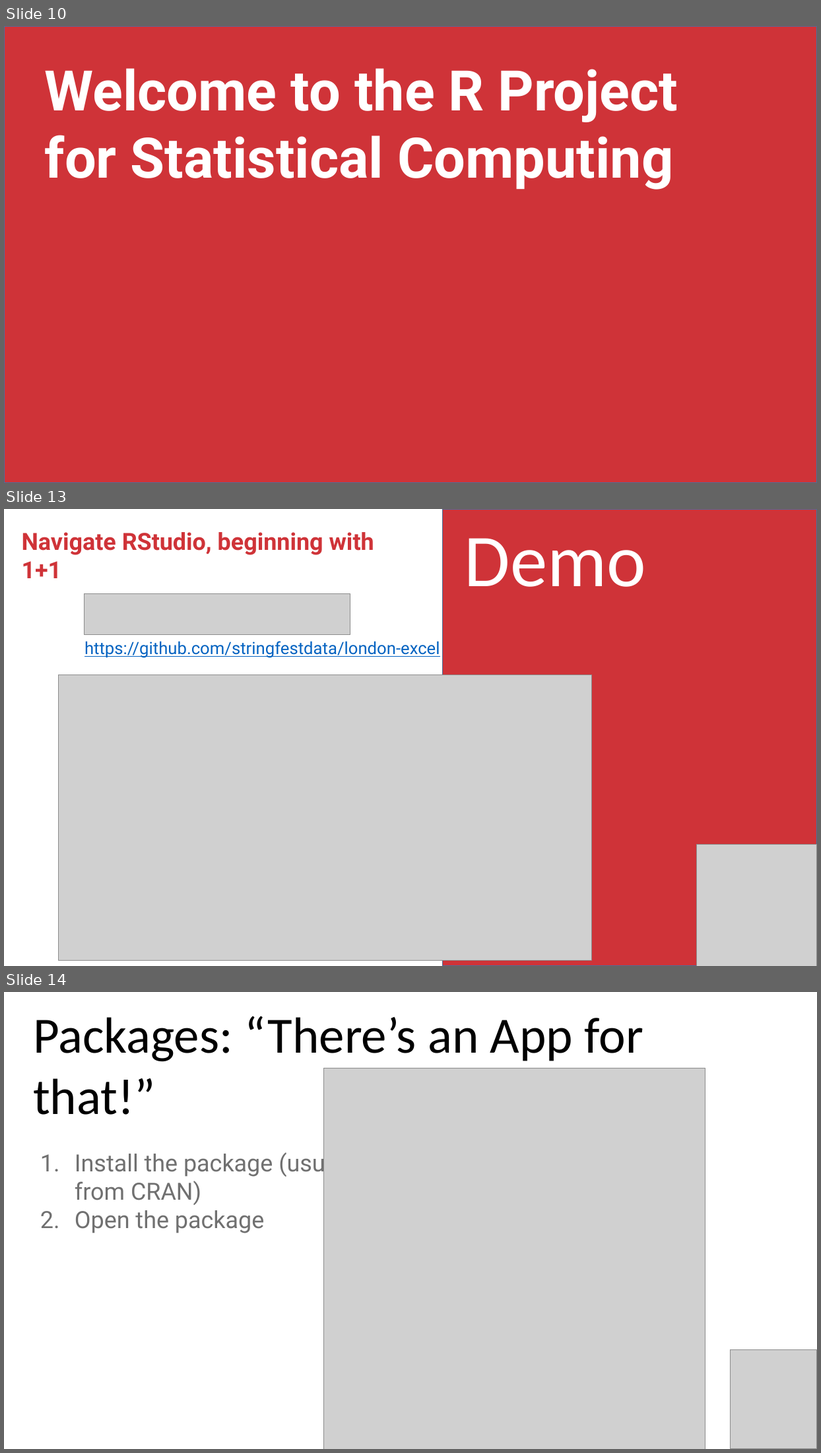
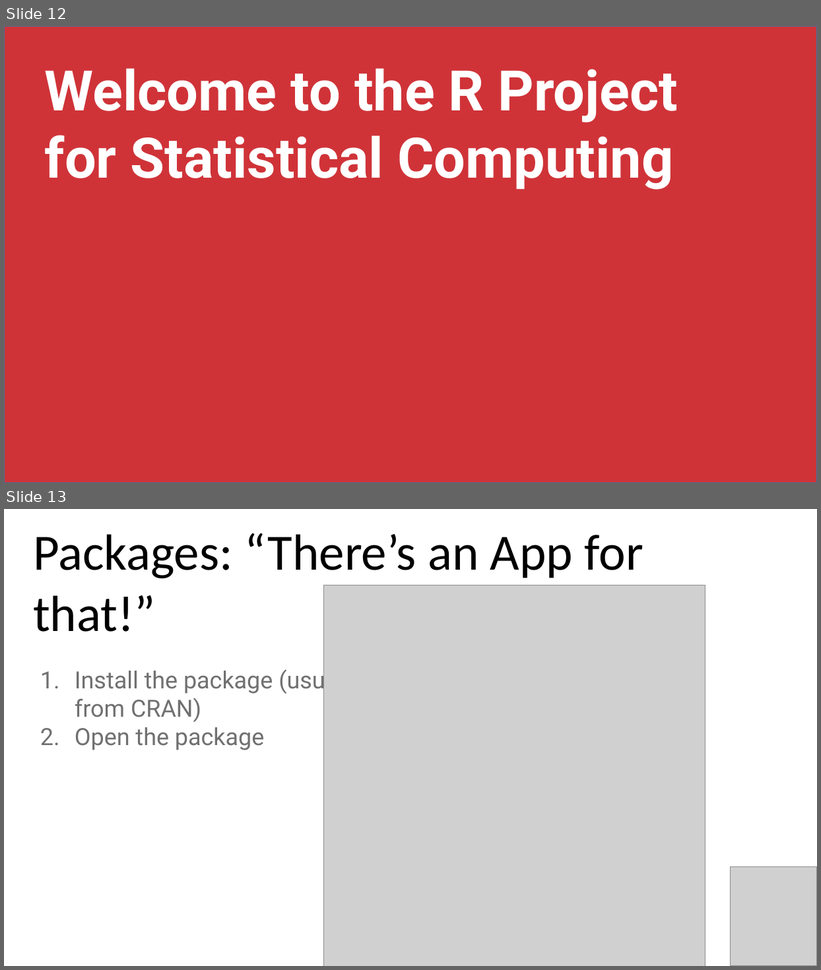
Before and after one commit to stringfestdata/rmb-aina-meetup, a slide deck: rmb-aina-meetup.pptx. Shown one above the other, each under a label of ours: slides 10, 13 and 14 before the commit, slides 12 and 13 after it; the slides between them are not shown. The pictures are 821x1453 and 821x970 pixels, drawn with LibreOffice and Linux fonts; fonts in the diff are those of the drawing; grey boxes stand for pictures. Boxes give left, top, right and bottom in pixels: in the first picture for what was removed or moved away, otherwise in the second. Text is boxed around its words. In the diff, an @@ line names an element or a change of style, - is before the commit and + after.

```diff
--- a/rmb-aina-meetup.pptx
+++ b/rmb-aina-meetup.pptx
@@ slide 13 removed at [4,509,817,966], background #FFFFFF @@
@@ rectangle removed at [443,509,817,966] @@
@@ text removed at [22,532,374,578] @@
-Navigate RStudio, beginning with 1+1
@@ text removed at [465,538,646,587] @@
-Demo
@@ picture removed at [84,593,350,634] @@
@@ text removed at [85,641,440,658] @@
-https://github.com/stringfestdata/london-excel
@@ picture removed at [58,675,591,961] @@
@@ picture removed at [697,844,817,966] @@
@@ what was slide 10 is now slide 12 @@
@@ what was slide 14 is now slide 13 @@
```
Also in this commit, not shown: 4 slides changed, 7 slides added, 18 other slides removed, 9 other files.
